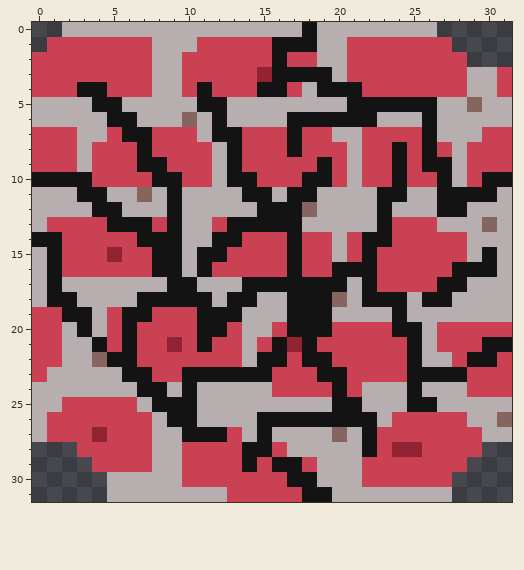
One commit to this pixel-art sprite: assets/sprites/brick_wall_really_cracked.png. The picture above is the old version.
The file is 32x32 pixels.
Now the later version:
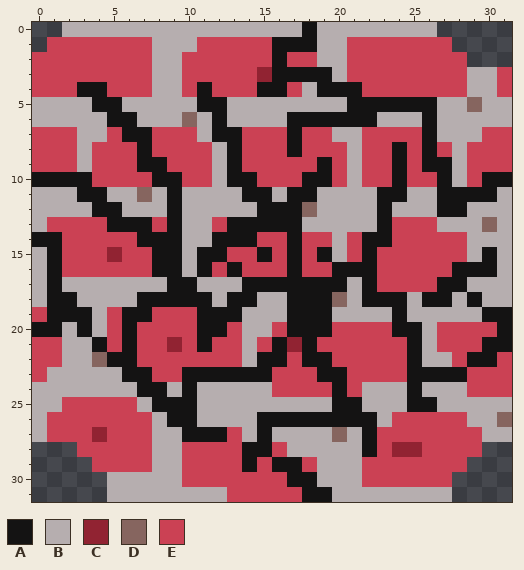
Palette (. is transparent): A #141313  B #b6aeaf  C #912332  D #86655f  E #cb4154
Diff:
Colour B becomes colour A in row 18 at x 29; in row 19 at x 30 to 31.
Colour E becomes colour A in row 14 at x 14; in row 15 at x 15 and 19; in row 16 at x 13; in row 19 at x 1; in row 20 at x 0 to 1 and 31.
